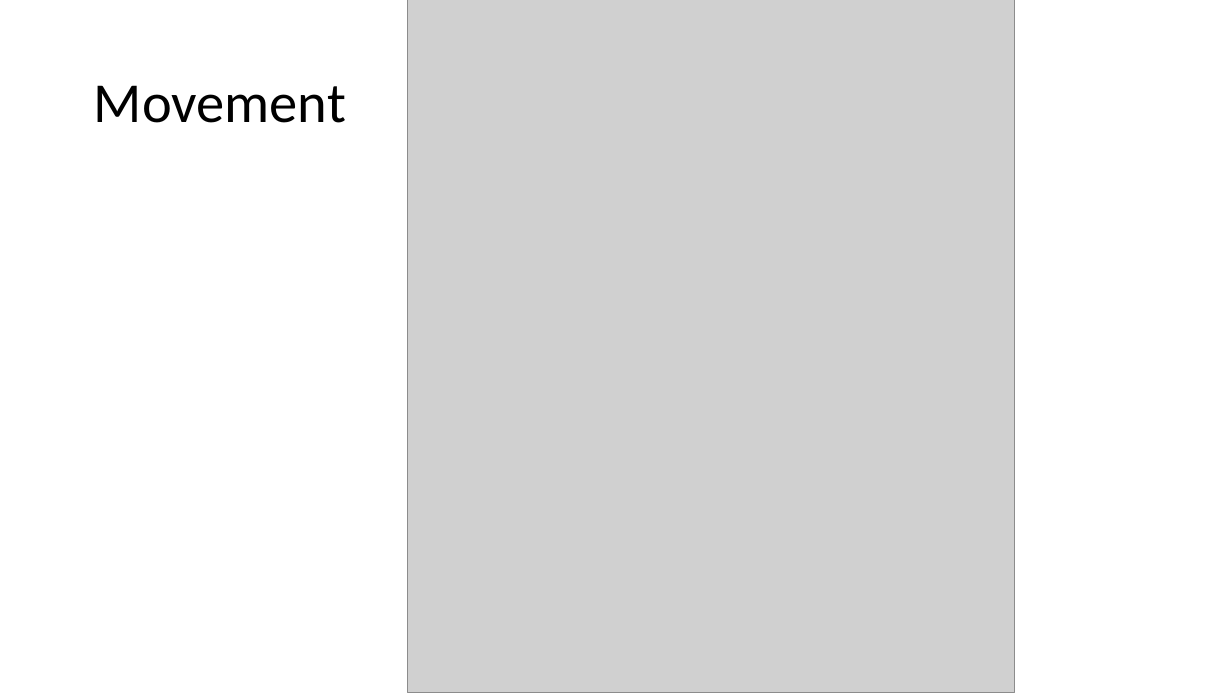
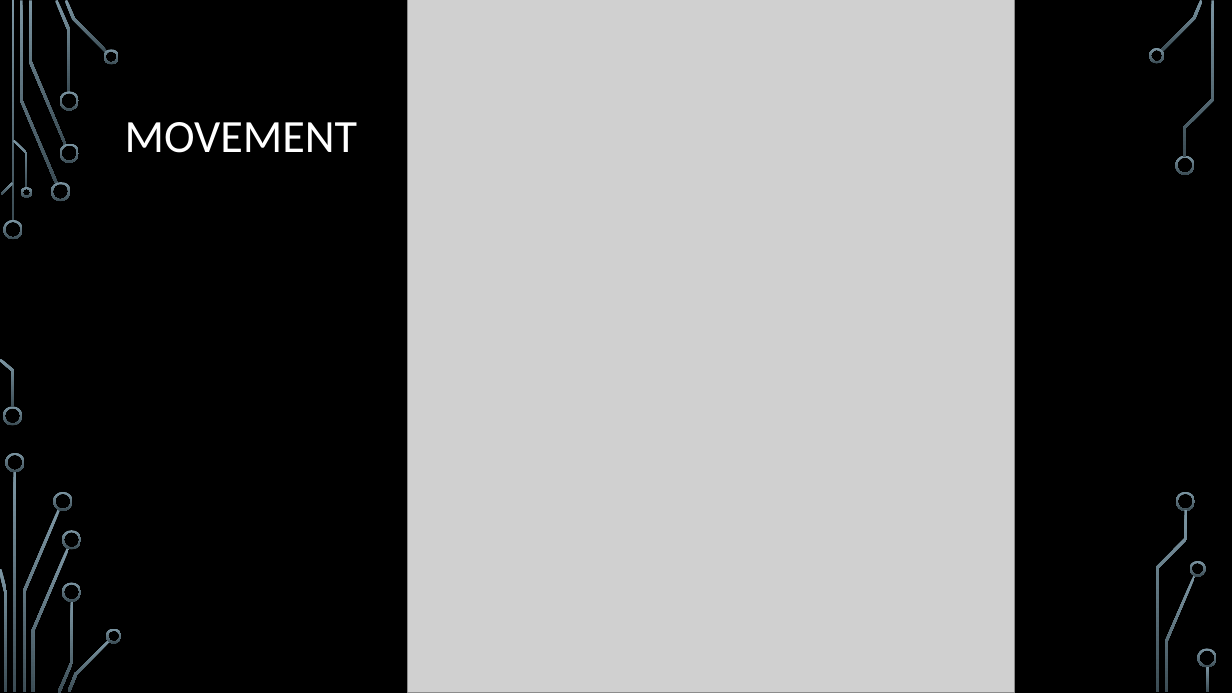
Before and after one commit to nielsq/CreativeNonSense, a slide deck: slide 6 of 12-Skymensions-JanzenQuanzJonetzko.pptx. Drawn at 1232x693 pixels with LibreOffice and Linux fonts; fonts in the diff are those of the drawing; grey boxes stand for pictures; background and template pictures are left out. Boxes give left, top, right and bottom in pixels: in the first picture for what was removed or moved away, otherwise in the second. Text is boxed around its words. In the diff, an @@ line names an element or a change of style, - is before the commit and + after.

Commit message:
Präsi Design

```diff
--- a/12-Skymensions-JanzenQuanzJonetzko.pptx
+++ b/12-Skymensions-JanzenQuanzJonetzko.pptx
@@ background #FFFFFF to picture (left out) @@
@@ title at [125, 122, 358, 153]: text changed; size 44 to 36 pt; text colour #000000 to #FFFFFF @@
-Movement
+MOVEMENT
@@ group added at [0, 0, 1217, 693]: 33 freeform shapes, 3 rectangles @@
```
Also in this commit, not shown: 12 other slides changed.
